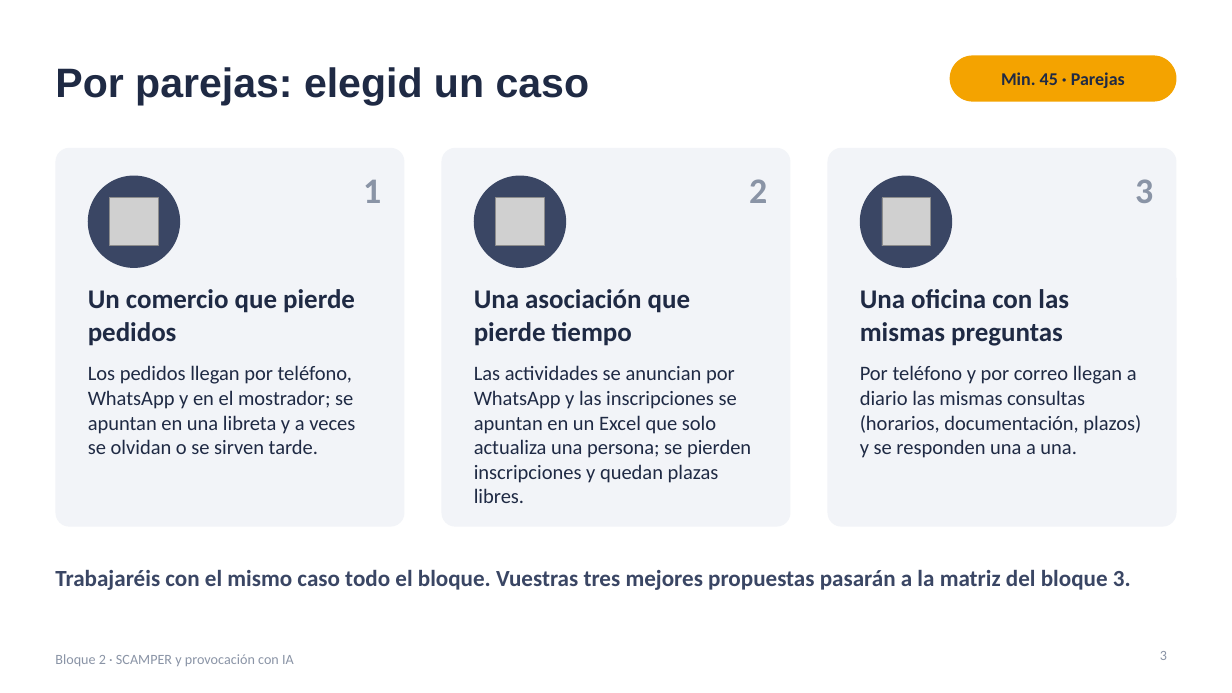
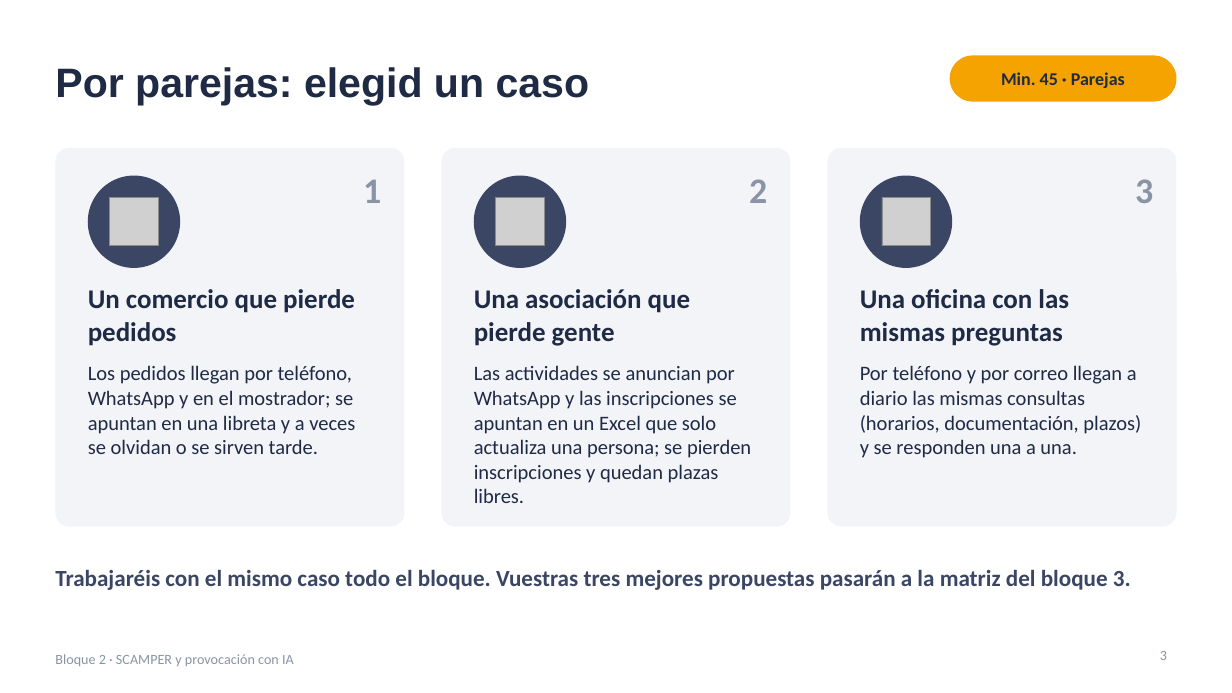
Before and after one commit to jjnieto/creatividad-ofimatica-ia, a slide deck: slide 3 of diapositivas/bloque2.pptx. Drawn at 1232x693 pixels with LibreOffice and Linux fonts; fonts in the diff are those of the drawing; grey boxes stand for pictures. Boxes give left, top, right and bottom in pixels: in the first picture for what was removed or moved away, otherwise in the second. Text is boxed around its words. In the diff, an @@ line names an element or a change of style, - is before the commit and + after.

```diff
--- a/diapositivas/bloque2.pptx
+++ b/diapositivas/bloque2.pptx
@@ text at [474,289,690,346]: text changed @@
-Una asociación que pierde tiempo
+Una asociación que pierde gente
```
Also in this commit, not shown: 3 other slides changed.
